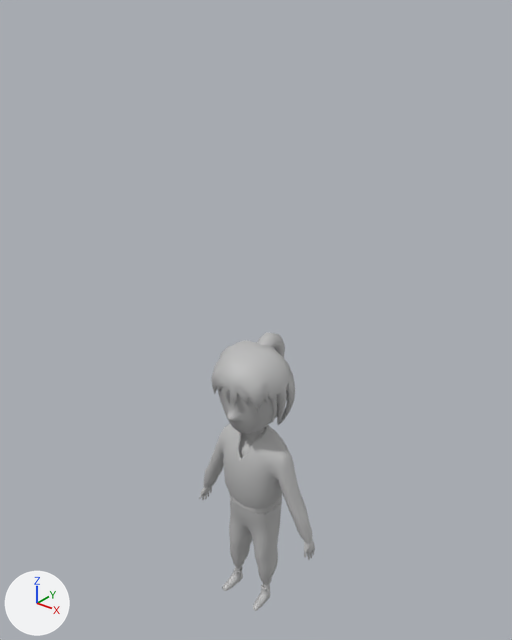
An edit to the FBX model Assets/Art/Models/LeifLow.fbx, drawn before and after from the same camera.
Before and after are seen from a 50 mm lens placed at (0.0463, -0.0566, 0.0429), pointed at (-0.0012, 0.0028, 0.0061). Arrows for +X, +Y and +Z are at lower left; the lights stay in place. Where no turn or scale is listed for an object, it has been applied to the vertices.

The first picture shows 'BlusaLow', 'CaraLow', 'CinturonLow', 'CuelloLow', 'CuerpoLow', 'ManosLow', 'PantalonLow', 'PeloLow', 'ZapatosLow'.
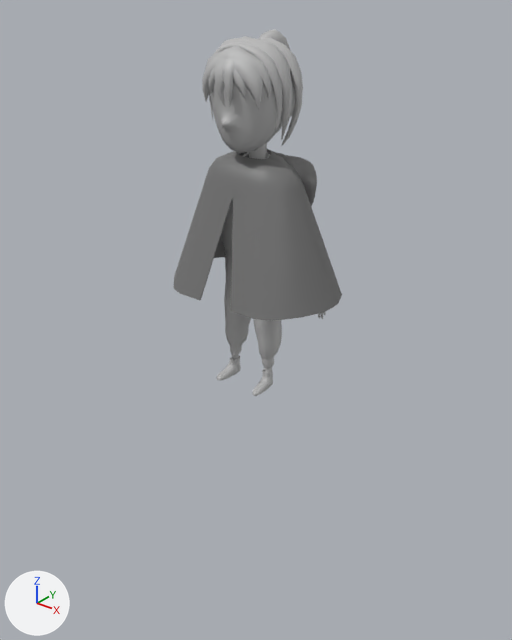
Diff of the bpy script that builds the scene:
```diff
--- a/Assets/Art/Models/LeifLow.fbx.py
+++ b/Assets/Art/Models/LeifLow.fbx.py
@@ me_mesh_008 @@
-me_mesh_008.from_pydata(...)  # 750 vertices, 702 faces; spans x -0.00516..0.00505, y -0.00525..0.00652, z -0.00766..0.00322
-me_mesh_008.materials.append(mat_lambert1)  # grey #bcbcbc
+me_mesh_008.from_pydata(...)  # 1149 vertices, 1053 faces; spans x -0.00519..0.00519, y -0.00601..0.00601, z -0.00557..0.00557
+# me_mesh_008 part 1: 750 vertices removed from x -0.00516..0.00505, y -0.00525..0.00652, z -0.00766..0.00322; 1149 vertices added at x -0.00519..0.00519, y -0.00601..0.00601, z -0.00557..0.00557
+me_mesh_008.materials.append(mat_cabeza)  # grey #bcbcbc
@@ me_mesh_007 @@
 # used by ob_caralow; location = (0.0, 0.0016, -0.0042); rotation_euler = (1.571, 0.0, 0.0), in degrees (90, 0, 0); scale = (1.13, 1.13, 1.13)
-me_mesh_007.from_pydata(...)  # 286 vertices, 276 faces; spans x -0.00368..0.00368, y -0.00274..0.00568, z -0.00268..0.00478
-me_mesh_007.materials.append(mat_lambert1)  # grey #bcbcbc
+me_mesh_007.from_pydata(...)  # 311 vertices, 299 faces; spans x -0.41388..0.41388, y -0.58319..0.58319, z -0.43591..0.43591
+# me_mesh_007 part 4: 311 vertices added at x -0.41388..0.41388, y -0.58319..0.58319, z -0.43591..0.43591
+# me_mesh_007 part 5: 286 vertices removed from x -0.00368..0.00368, y -0.00274..0.00568, z -0.00268..0.00478
+me_mesh_007.materials.append(mat_cabeza)  # grey #bcbcbc
@@ me_mesh_002 @@
-me_mesh_002.from_pydata(...)  # 382 vertices, 362 faces; spans x -0.00372..0.00372, y -0.00149..0.0044, z -0.03204..-0.0189
+me_mesh_002.from_pydata(...)  # 438 vertices, 400 faces; spans x -0.00372..0.00372, y -0.00295..0.00295, z -0.00708..0.00708
+# me_mesh_002 part 2: 438 vertices added at x -0.00372..0.00372, y -0.00295..0.00295, z -0.00708..0.00708
+# me_mesh_002 part 3: 382 vertices removed from x -0.00372..0.00372, y -0.00149..0.0044, z -0.03204..-0.0189
 me_mesh_002.materials.append(mat_lambert1)
@@ ob_zapatoslow @@
 ob_zapatoslow = bpy.data.objects.new('ZapatosLow', me_mesh_004)
-ob_zapatoslow.location = (0.0, 0.0, 0.0)
+ob_zapatoslow.location = (0.0, -0.0008, 0.0006)
@@ ob_cuellolow @@
-ob_cuellolow = bpy.data.objects.new('CuelloLow', me_mesh_006)
@@ ob_pelolow @@
 ob_pelolow = bpy.data.objects.new('PeloLow', me_mesh_008)
-ob_pelolow.location = (0.0, 0.0012, 0.0008)
+ob_pelolow.location = (0.0001, 0.002, 0.0325)
@@ ob_cuerpolow @@
-ob_cuerpolow = bpy.data.objects.new('CuerpoLow', me_mesh_001)
@@ ob_caralow @@
 ob_caralow = bpy.data.objects.new('CaraLow', me_mesh_007)
-ob_caralow.location = (0.0, 0.0016, -0.0042)
+ob_caralow.location = (0.0, 0.0006, 0.0304)
 ob_caralow.rotation_euler = (1.571, 0.0, 0.0)  # degrees (90, 0, 0)
-ob_caralow.scale = (1.13, 1.13, 1.13)
+ob_caralow.scale = (0.01, 0.01, 0.01)
@@ ob_cinturonlow @@
 ob_cinturonlow = bpy.data.objects.new('CinturonLow', me_mesh_003)
-ob_cinturonlow.location = (0.0, 0.0, 0.0)
+ob_cinturonlow.location = (0.0, 0.0013, 0.0157)
@@ ob_blusalow @@
-ob_blusalow = bpy.data.objects.new('BlusaLow', me_mesh)
@@ ob_manoslow @@
-ob_manoslow = bpy.data.objects.new('ManosLow', me_mesh_005)
@@ ob_pantalonlow @@
 ob_pantalonlow = bpy.data.objects.new('PantalonLow', me_mesh_002)
-ob_pantalonlow.location = (0.0, 0.0, 0.0)
+ob_pantalonlow.location = (0.0, 0.0015, 0.008)
@@ ob_capalow @@
+ob_capalow = bpy.data.objects.new('CapaLow', me_mesh_006_1)  # 2412 vertices, 2345 faces; spans x -0.0102..0.0102, y -0.0075..0.0075, z -0.0076..0.0076; in mat_capa (grey #767676)
+ob_capalow.location = (0.0004, 0.0014, 0.0192)
@@ ob_pecholow @@
+ob_pecholow = bpy.data.objects.new('PechoLow', me_mesh_004_1)  # 1329 vertices, 1250 faces; spans x -0.0092..0.0092, y -0.0032..0.0032, z -0.0083..0.0083; in mat_troncosuperior (grey #bcbcbc)
+ob_pecholow.location = (0.0, 0.001, 0.0183)
```

Location of each change, (x1, y1, x2, y2) in pixels of the pictures (512 x 640 px):
'CapaLow', added: after (174, 149, 342, 320)
'PeloLow', reshaped, moved (20% wider, 24% taller): before (211, 332, 295, 425); after (202, 29, 303, 145)
'BlusaLow', deleted: before (203, 424, 313, 542)
'PantalonLow', reshaped, moved: before (229, 497, 282, 585); after (224, 255, 282, 377)
'CaraLow', reshaped, moved, rescaled: before (218, 373, 293, 434); after (209, 82, 295, 159)
'ZapatosLow', moved: before (222, 567, 270, 611); after (216, 356, 273, 396)
'PechoLow', added: after (221, 152, 326, 319)
'CuerpoLow', deleted: before (235, 430, 269, 592)
'CinturonLow', moved: before (229, 494, 282, 514); after (224, 248, 232, 259)
'ManosLow', deleted: before (199, 486, 315, 560)
'CuelloLow', deleted: before (249, 427, 266, 441)
part 2 of me_mesh_002, added: after (224, 255, 282, 377)
part 3 of me_mesh_002, deleted: before (229, 497, 282, 585)
part 4 of me_mesh_007, added: after (209, 82, 295, 159)
part 5 of me_mesh_007, deleted: before (218, 373, 293, 434)
